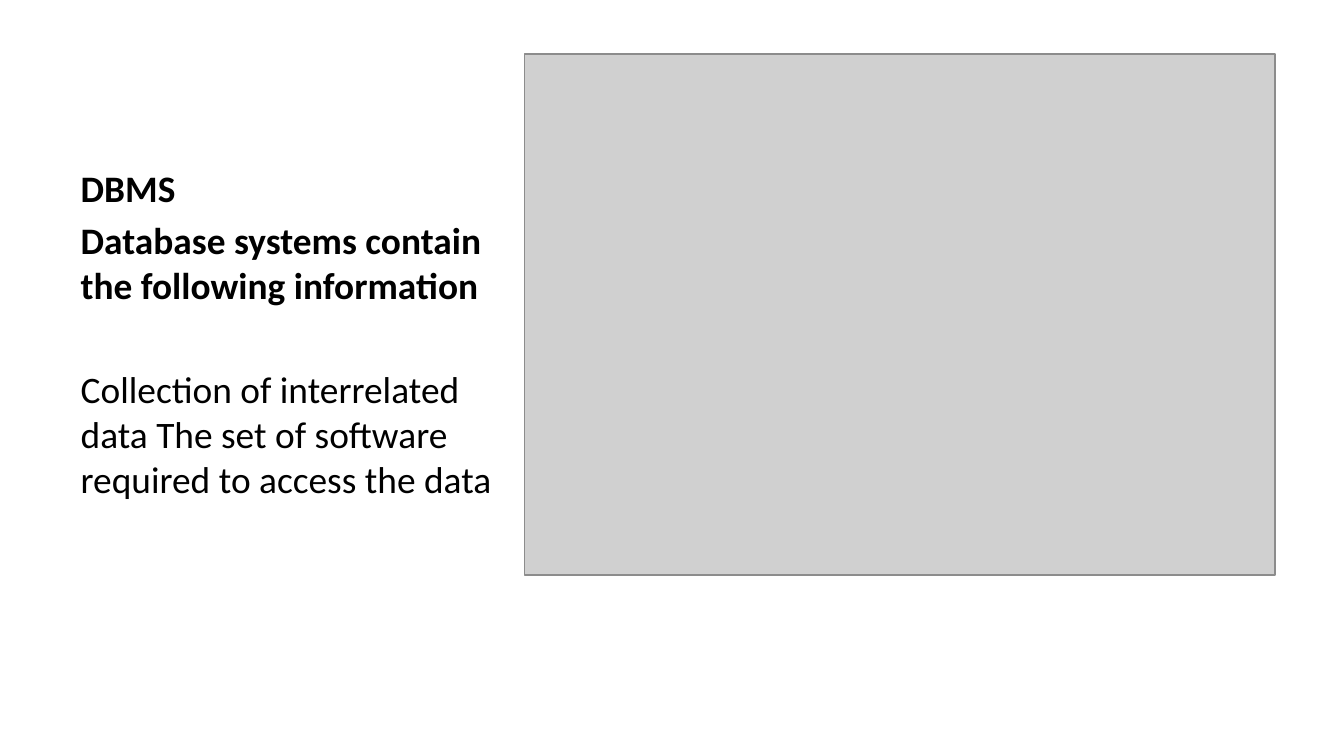
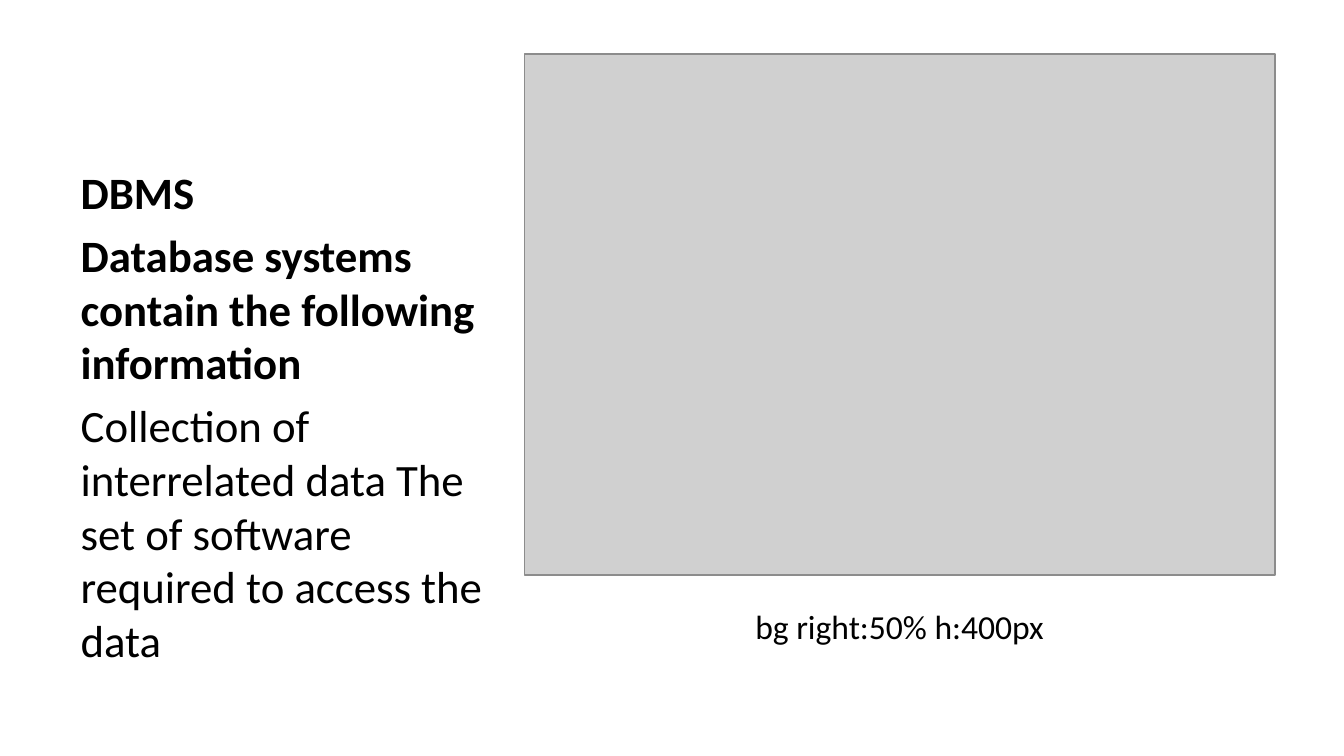
Before and after one commit to abdulsamed57/course-note-template, a slide deck: slide 7 of site/en/week-1/week-1.en.md_word.pptx. Drawn at 1344x756 pixels with LibreOffice and Linux fonts; fonts in the diff are those of the drawing; grey boxes stand for pictures. Boxes give left, top, right and bottom in pixels: in the first picture for what was removed or moved away, otherwise in the second. Text is boxed around its words. In the diff, an @@ line names an element or a change of style, - is before the commit and + after.

```diff
--- a/site/en/week-1/week-1.en.md_word.pptx
+++ b/site/en/week-1/week-1.en.md_word.pptx
@@ text "DBMS" at [81, 179, 482, 658]: size 20 to 24 pt @@
@@ text added at [755, 615, 1044, 645], 18 pt, text #000000 @@
+bg right:50% h:400px
```
Also in this commit, not shown: 5 other slides changed, 28 other files.
